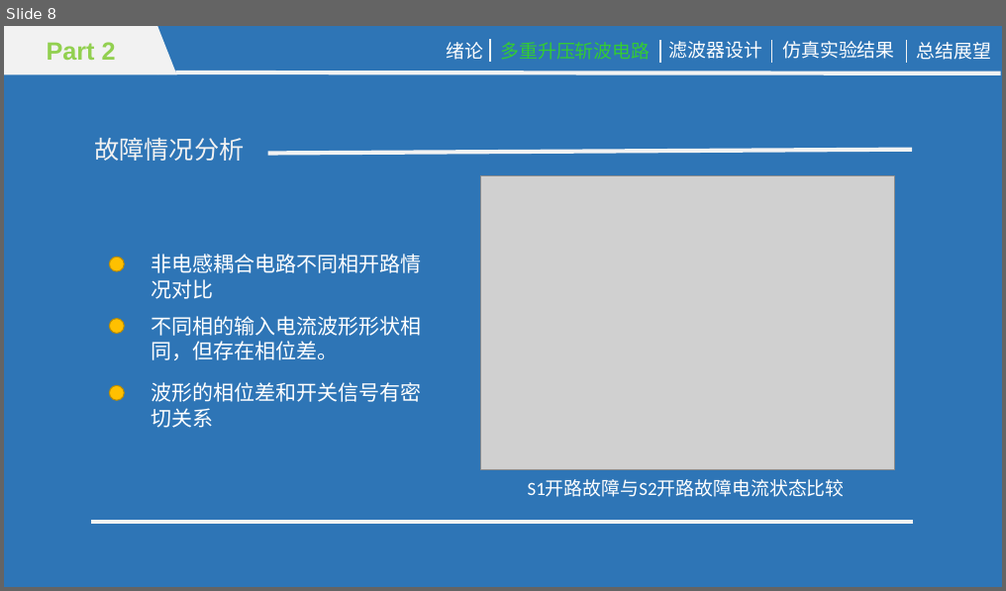
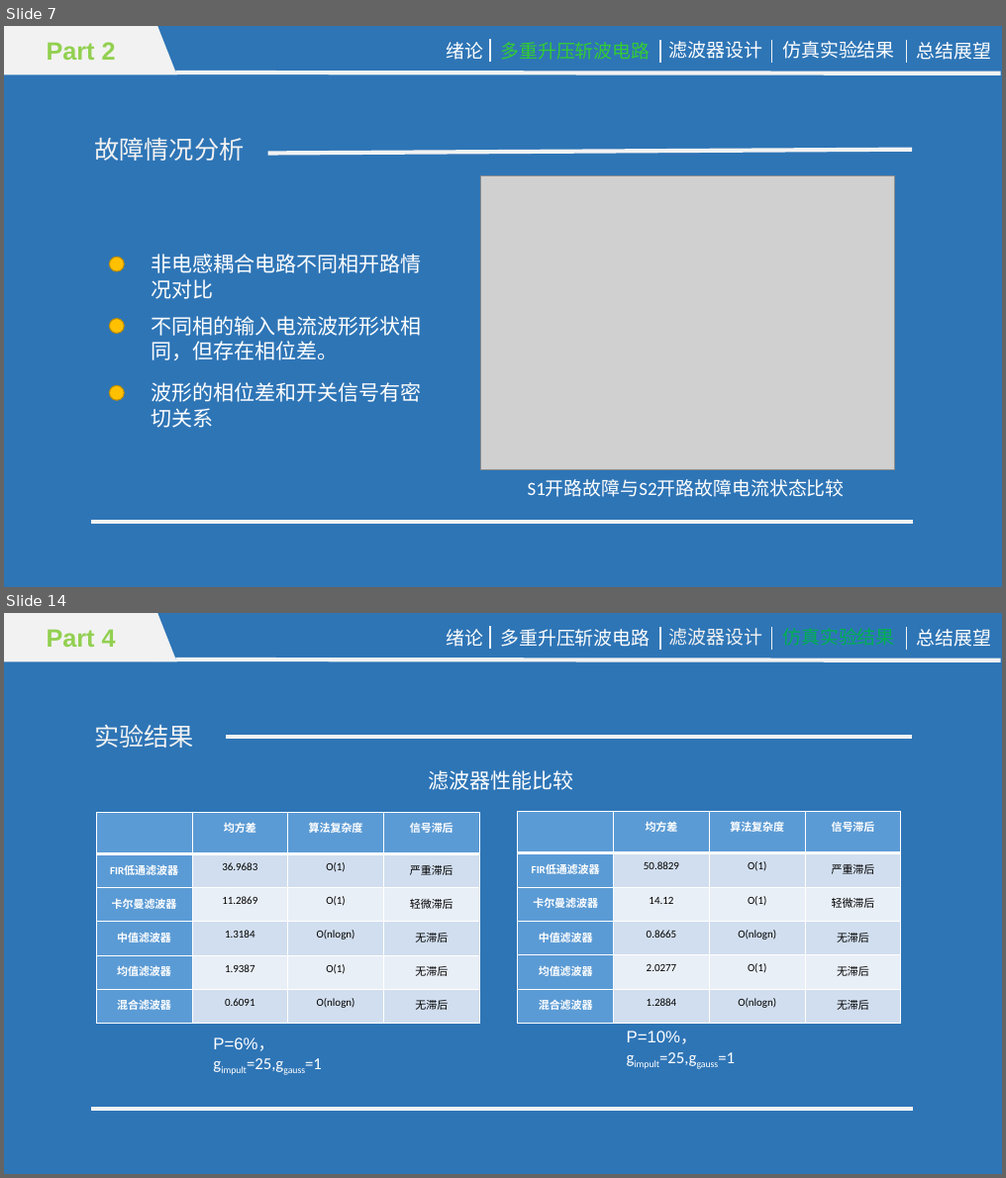
Before and after one commit to mcyang123/paper, a slide deck: 答辩.pptx. Shown one above the other, each under a label of ours: slide 8 before the commit, slides 7 and 14 after it; the slides between them are not shown. The pictures are 1006x591 and 1006x1178 pixels, drawn with LibreOffice and Linux fonts; fonts in the diff are those of the drawing; grey boxes stand for pictures. Boxes give left, top, right and bottom in pixels: in the first picture for what was removed or moved away, otherwise in the second. Text is boxed around its words. In the diff, an @@ line names an element or a change of style, - is before the commit and + after.

```diff
--- a/答辩.pptx
+++ b/答辩.pptx
@@ slide 14 added at (4,613,1002,1174), background #2E75B6 @@
@@ rectangle added at (4,613,157,662), fill #F2F2F2, 24 pt, text #92D050, bold @@
+Part 4
@@ right triangle added at (157,613,177,662), fill #F2F2F2 @@
@@ text added at (446,629,483,647), 18 pt, text #FFFFFF @@
+绪论
@@ line added from (491, 627) to (491, 649), #F2F2F2 1.5 pt @@
@@ text added at (500,629,649,647), 18 pt, text #FFFFFF @@
+多重升压斩波电路
@@ line added from (660, 627) to (660, 649), #F2F2F2 1.5 pt @@
@@ text added at (668,628,761,646), 18 pt, text #F2F2F2 @@
+滤波器设计
@@ line added from (772, 627) to (772, 649), #F2F2F2 1.5 pt @@
@@ line added from (907, 627) to (907, 649), #F2F2F2 1.5 pt @@
@@ text added at (917,629,992,647), 18 pt, text #FFFFFF @@
+总结展望
@@ line added from (175, 660) to (1001, 661), #F2F2F2 4 pt @@
@@ text added at (94,725,194,748), 24 pt, text #F2F2F2 @@
+实验结果
@@ line added from (912, 737) to (226, 737), #F2F2F2 4 pt @@
@@ text added at (429,770,574,790), 20 pt, text #FFFFFF @@
+滤波器性能比较
@@ table added at (96,812,479,1023), 6 rows, 4 columns @@
+ | 均方差 | 算法复杂度 | 信号滞后
+FIR低通滤波器 | 36.9683 | O(1) | 严重滞后
+卡尔曼滤波器 | 11.2869 | O(1) | 轻微滞后
+中值滤波器 | 1.3184 | O(nlogn) | 无滞后
+均值滤波器 | 1.9387 | O(1) | 无滞后
+混合滤波器 | 0.6091 | O(nlogn) | 无滞后
@@ table added at (518,811,901,1024), 6 rows, 4 columns @@
+ | 均方差 | 算法复杂度 | 信号滞后
+FIR低通滤波器 | 50.8829 | O(1) | 严重滞后
+卡尔曼滤波器 | 14.12 | O(1) | 轻微滞后
+中值滤波器 | 0.8665 | O(nlogn) | 无滞后
+均值滤波器 | 2.0277 | O(1) | 无滞后
+混合滤波器 | 1.2884 | O(nlogn) | 无滞后
@@ text added at (213,1038,322,1072), 16 pt, text #FFFFFF @@
+P=6%，gimpult=25,ggauss=1
@@ text added at (627,1031,735,1066), 16 pt, text #FFFFFF @@
+P=10%，gimpult=25,ggauss=1
@@ line added from (914, 1109) to (91, 1109), #F2F2F2 4 pt @@
@@ what was slide 8 is now slide 7 @@
```
Also in this commit, not shown: 3 slides changed, 7 other slides added, 1 slide removed.
